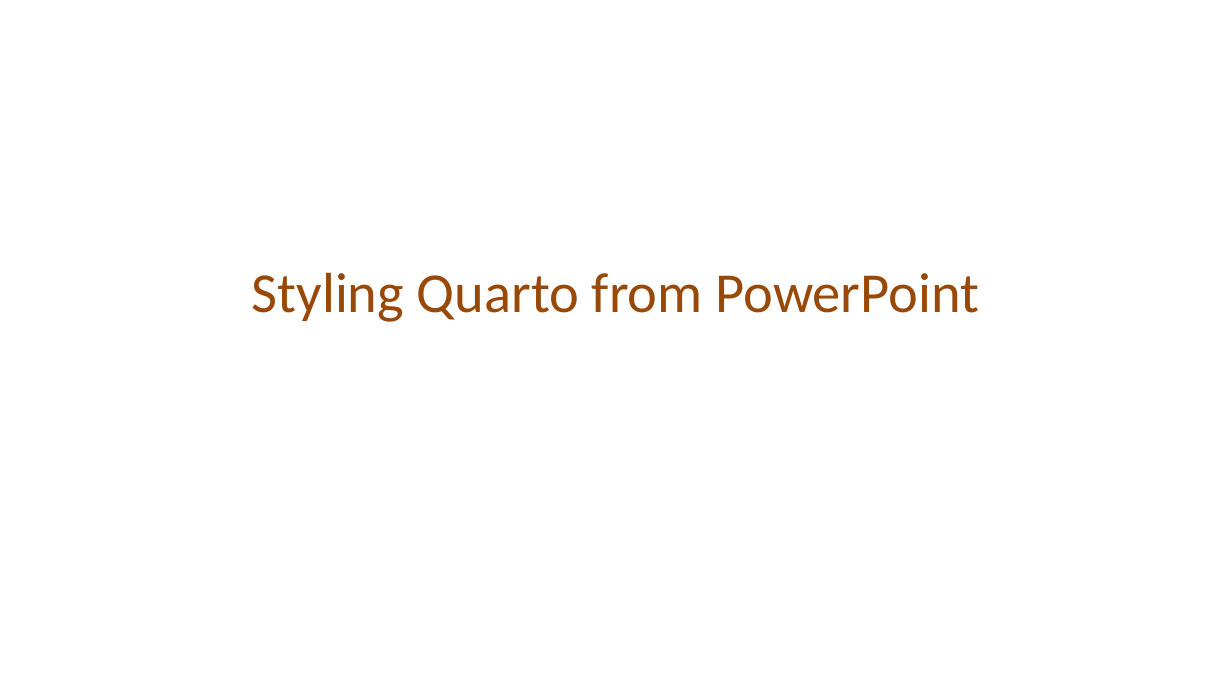
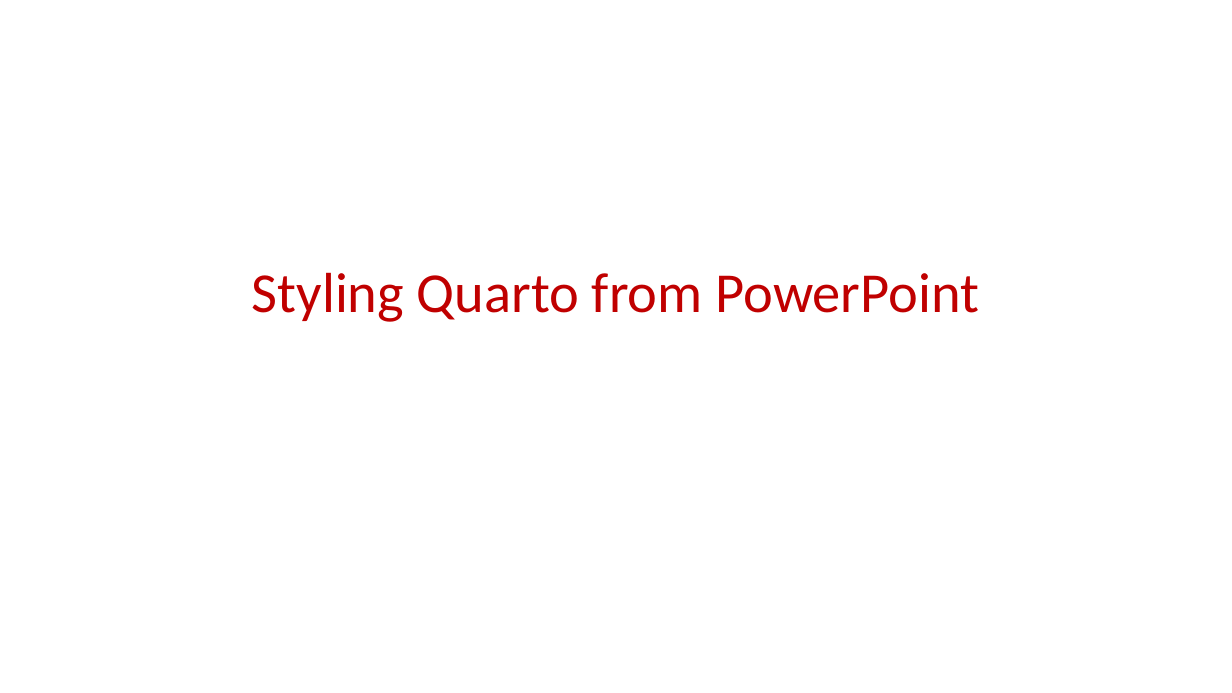
Before and after one commit to Jonathan-Nyquist/data-science-reporting-with-quarto-for-python-3811138, a slide deck: slide 1 of 05_04e/styling pptx from quarto.pptx. Drawn at 1232x693 pixels with LibreOffice and Linux fonts; fonts in the diff are those of the drawing. Boxes give left, top, right and bottom in pixels: in the first picture for what was removed or moved away, otherwise in the second. Text is boxed around its words. In the diff, an @@ line names an element or a change of style, - is before the commit and + after.

```diff
--- a/05_04e/styling pptx from quarto.pptx
+++ b/05_04e/styling pptx from quarto.pptx
@@ title "Styling Quarto from PowerPoint" at bbox=[252, 272, 980, 322]: text colour #984807 to #C00000 @@
```
Also in this commit, not shown: 3 other slides changed, 4 other files.
